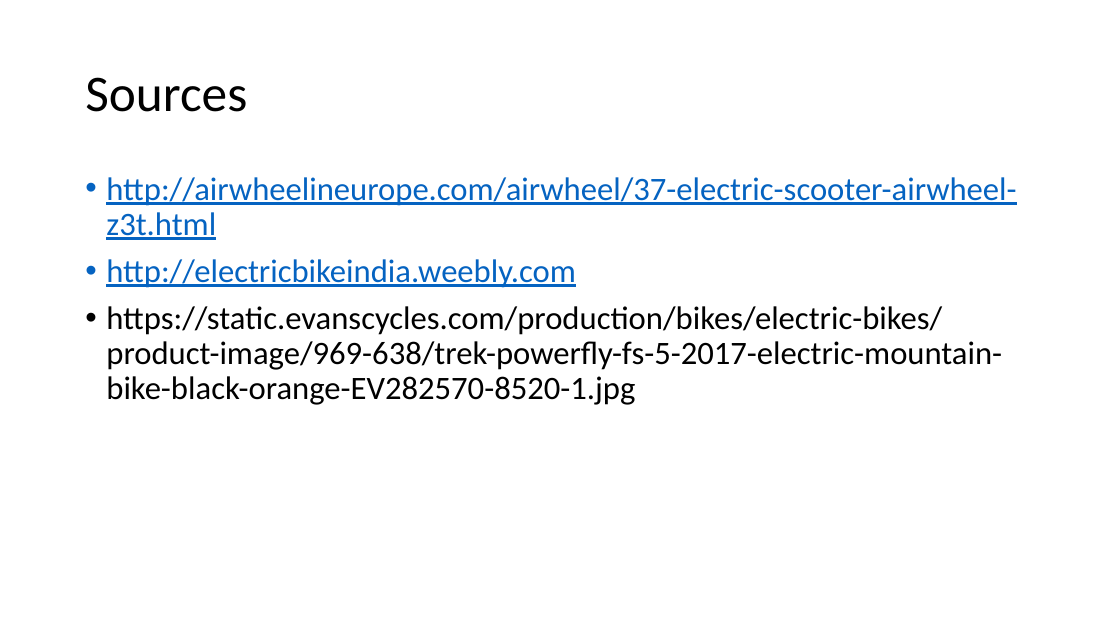
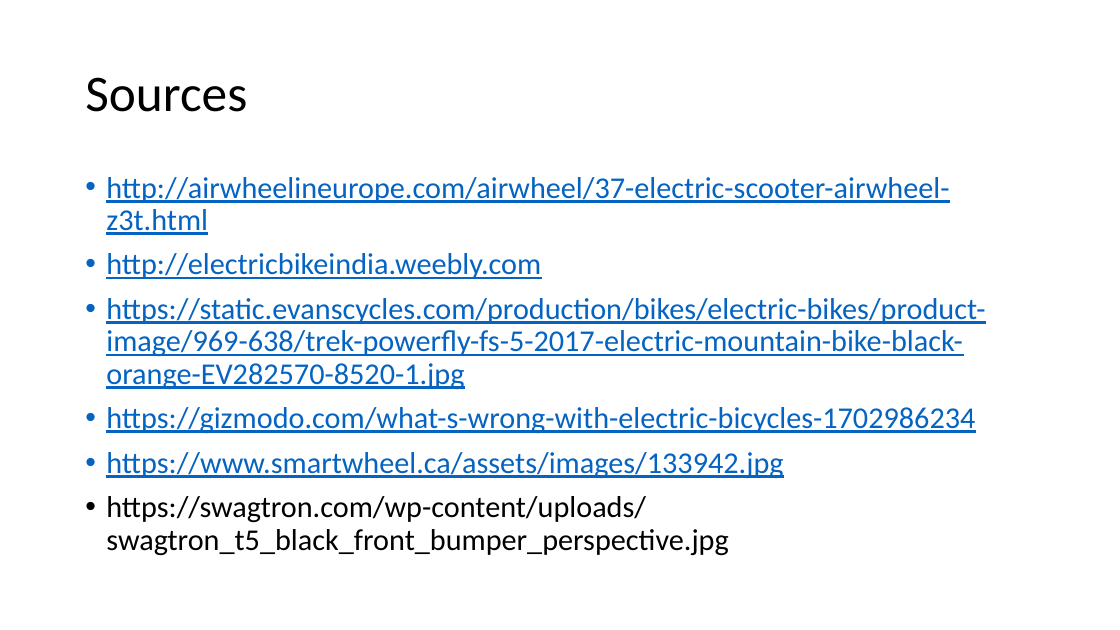
Before and after one commit to MaxGarden/6e3be26eb84bc4f25045a51a02cedb9b88049e0d, a slide deck: slide 13 of Small electric vehicles.pptx (slide 15 before the commit). Drawn at 1120x630 pixels with LibreOffice and Linux fonts; fonts in the diff are those of the drawing. Boxes give left, top, right and bottom in pixels: in the first picture for what was removed or moved away, otherwise in the second. Text is boxed around its words. In the diff, an @@ line names an element or a change of style, - is before the commit and + after.

```diff
--- a/Small electric vehicles.pptx
+++ b/Small electric vehicles.pptx
@@ text at <box>106,177,985,390</box>: size 28 to 25.9 pt in "http://airwheelineurope.com/airwheel/37-electric-scooter-air ...", "http://electricbikeindia.weebly.com", "https://static.evanscycles.com/production/bikes/electric-bik ..."; text colour #000000 to #0563C1, underline on in "https://static.evanscycles.com/production/bikes/electric-bik ..." @@
@@ text at <box>106,407,975,556</box>: paragraphs added @@
+• https://gizmodo.com/what-s-wrong-with-electric-bicycles-1702986234
+• https://www.smartwheel.ca/assets/images/133942.jpg
+• https://swagtron.com/wp-content/uploads/swagtron_t5_black_front_bumper_perspective.jpg
```
Also in this commit, not shown: 9 other slides changed, 2 slides removed, 5 other files.
